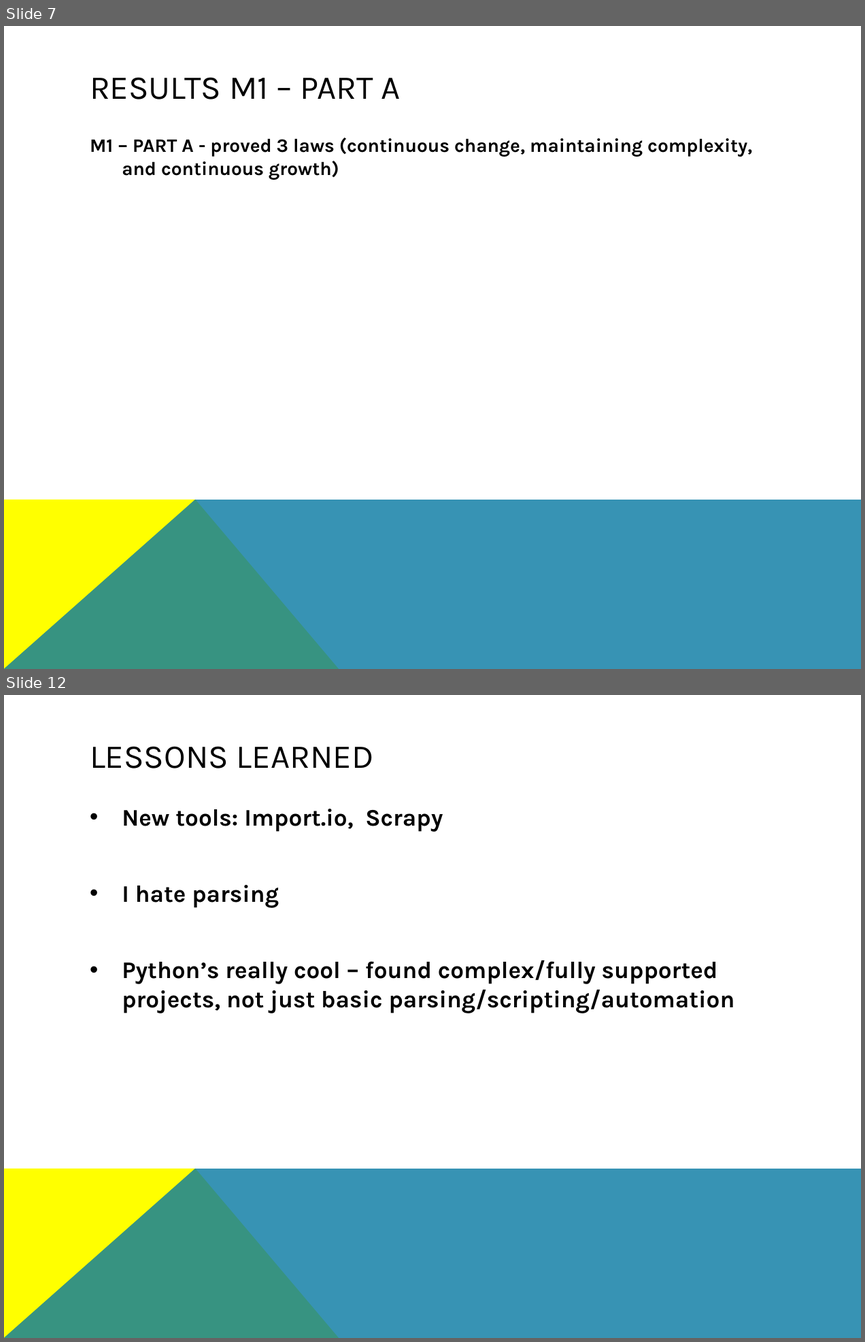
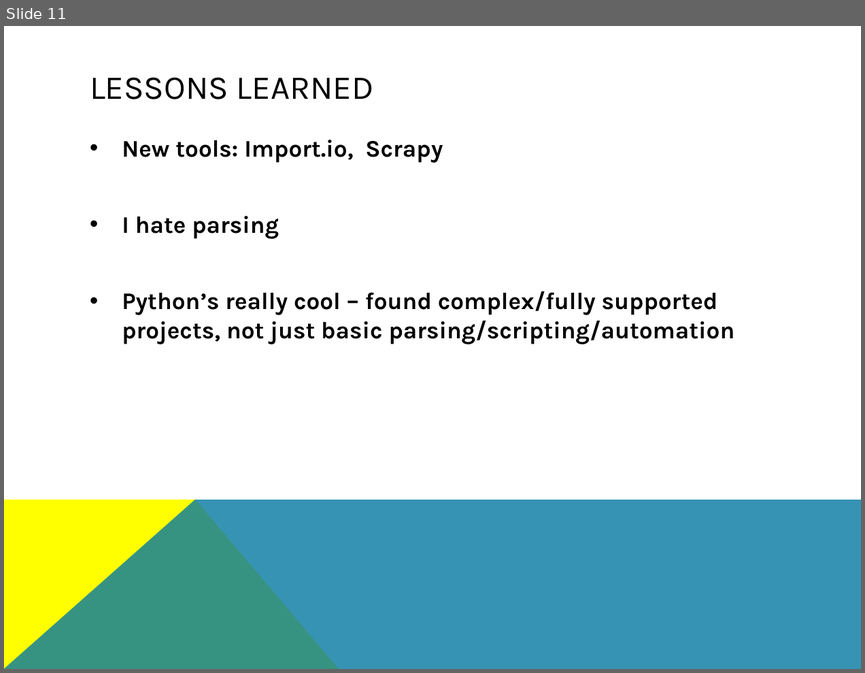
Before and after one commit to eburdon/Seng371-SoftwareEvolutionClassProject, a slide deck: Presentation_PythonEvolution.pptx. Shown one above the other, each under a label of ours: slides 7 and 12 before the commit, slide 11 after it; the slides between them are not shown. The pictures are 865x1342 and 865x673 pixels, drawn with LibreOffice and Linux fonts; fonts in the diff are those of the drawing. Boxes give left, top, right and bottom in pixels: in the first picture for what was removed or moved away, otherwise in the second. Text is boxed around its words. In the diff, an @@ line names an element or a change of style, - is before the commit and + after.

```diff
--- a/Presentation_PythonEvolution.pptx
+++ b/Presentation_PythonEvolution.pptx
@@ slide 7 removed at [4,26,861,669], background #FFFFFF; not listed: 2 template elements that a slide beside it also shows @@
@@ title removed at [90,77,400,99] @@
-RESULTS M1 – PART A
@@ text removed at [90,138,752,180] @@
-M1 – PART A - proved 3 laws (continuous change, maintaining complexity, and continuous growth)
@@ what was slide 12 is now slide 11 @@
```
Also in this commit, not shown: 9 slides changed.
